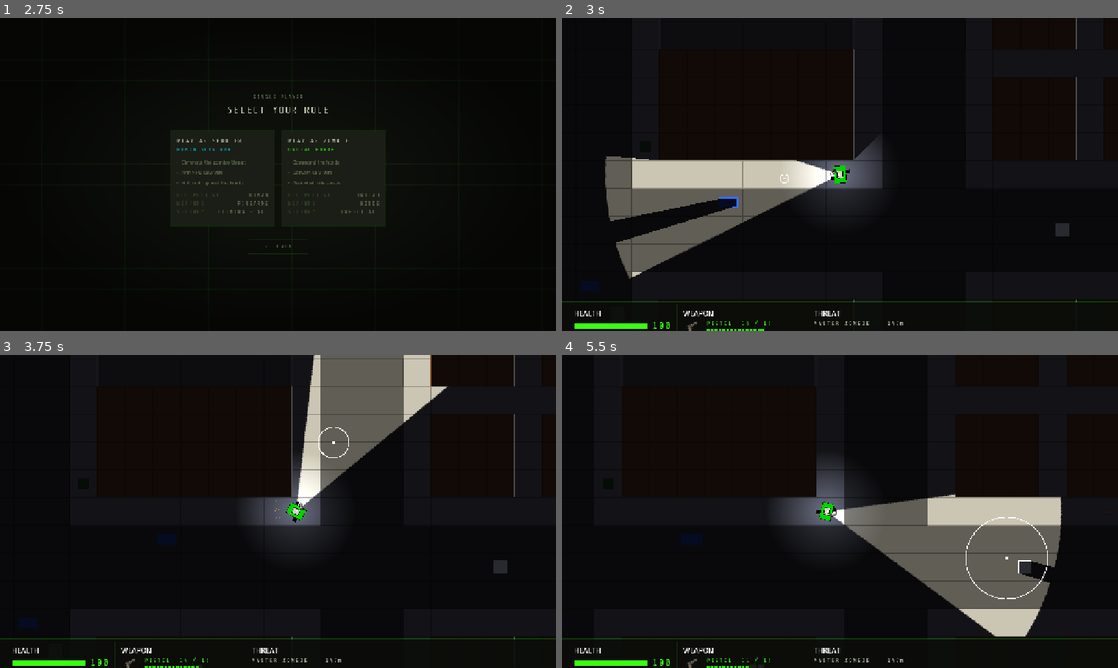
Above: before the commit, frames 1-4 (two rows, left to right).
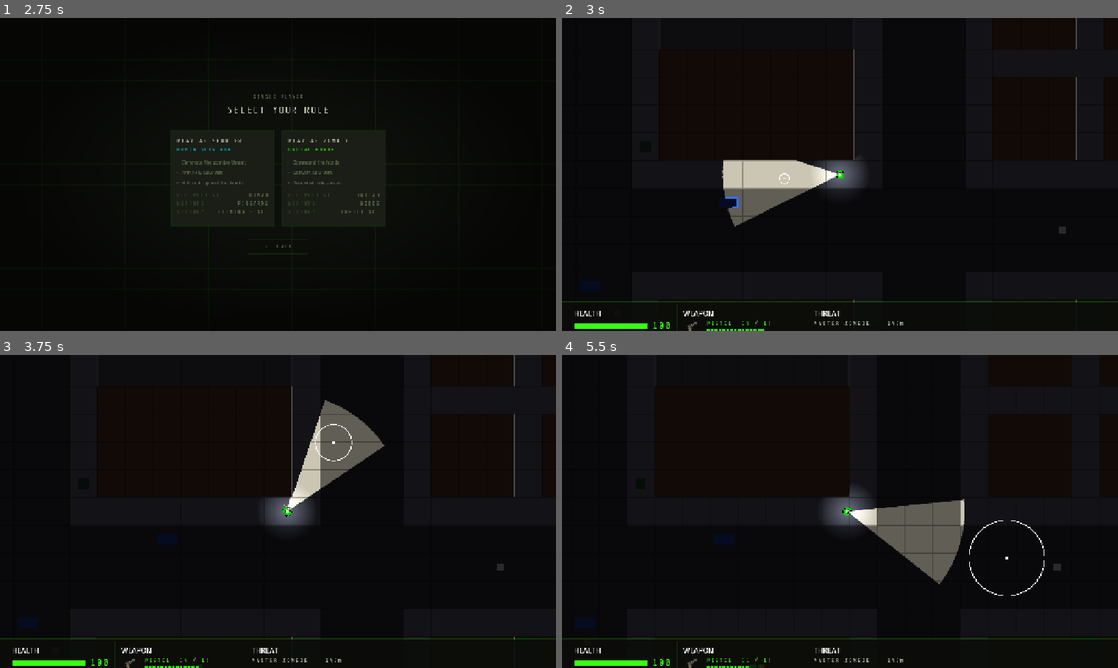
Above: after the commit, the same moments.

Repository: MKBSP/Zombie-game
Game: Godot game, scene res://scenes/ui/loading_screen.tscn
The game is run twice, just before and just after one commit, with the same random seed, the same clock (stepped at 60 frames per second) and the same inputs.
Inputs (mouse positions are in pixels of both pictures, inside the frame that each line leads up to):
- Up to frame 1 (2.75 s): tap Enter (ui_accept) at 0.5, 0.77, 1.25 s; move the mouse to (400, 158) at 0.52 s; hold D (move_right) 0.53-1.25 s; hold Down (cam_down) 0.53-1.25 s; click (400, 158) at 0.67 s; drag from (166, 190) to (250, 237) at 1.27 s; click "›" at 2 s
- Up to frame 2 (3 s): click (784, 177) at 2.75 s
- Up to frame 3 (3.75 s): tap Enter (ui_accept) at 3.5 s; move the mouse to (333, 442) at 3.52 s; hold D (move_right) from 3.53 s (still down); hold Right (cam_right) from 3.53 s (still down)
- Up to frame 4 (5.5 s): release D (move_right) at 4.25 s; release Right (cam_right) at 4.25 s; drag from (812, 574) to (1023, 567) at 4.27 s; move the mouse to (1006, 558) at 5.02 s; hold A (move_left) from 5.03 s (still down); tap X (drop_weapon) at 5.1 s; tap Enter (ui_accept) at 5.27 s

Frame 1 is identical in both runs. In frame 2, 7.0% of the frame differs, in the area x 7-92%, y 39-84%; in frame 3, 6.5%; in frame 4, 11%, in the area x 21-90%, y 32-90%.

Commit message:
fixed loot box probability, and patrol cancel

Diff:
--- a/scenes/loot_box/loot_box.gd
+++ b/scenes/loot_box/loot_box.gd
@@ -13,6 +13,10 @@
 	set(value):
 		opened = value
 		_refresh_sprite()
+
+## Set by world.gd on exactly one spawned box per map, so a weapon is always
+## somewhere findable regardless of how the normal weighted rolls land.
+var guarantee_weapon: bool = false
 
 
 func _ready() -> void:
@@ -41,6 +45,18 @@
 	}
 
 
+## Weapon-only subset of _kind_weights(), used to force a weapon roll on the
+## one box per map flagged guarantee_weapon.
+func _weapon_weights() -> Dictionary:
+	var l: Dictionary = Balance.LOOT
+	return {
+		Pickup.Kind.MELEE: l.weight_melee,
+		Pickup.Kind.SHOTGUN: l.weight_shotgun,
+		Pickup.Kind.MACHINEGUN: l.weight_machinegun,
+		Pickup.Kind.RIFLE: l.weight_rifle,
+	}
+
+
 ## Server-only: mark opened (replicates the sprite swap), then roll and spawn the loot.
 func open() -> void:
 	if opened or not multiplayer.is_server():
@@ -50,8 +66,12 @@
 	var count := LootTable.roll_item_count(randf(), Balance.LOOT.chance_two, Balance.LOOT.chance_three)
 	var weights := _kind_weights()
 	var placed: Array[Vector2] = []
-	for _i in range(count):
-		var k := LootTable.roll_kind(randf(), weights)
+	for i in range(count):
+		var k: int
+		if guarantee_weapon and i == 0:
+			k = LootTable.roll_kind(randf(), _weapon_weights())
+		else:
+			k = LootTable.roll_kind(randf(), weights)
 		var target: Vector2 = world.loot_landing_spot(global_position, placed)
 		placed.append(target)
 		var p: Pickup = PICKUP_SCENE.instantiate()
--- a/scenes/npc/npc_human.gd
+++ b/scenes/npc/npc_human.gd
@@ -79,6 +79,7 @@
 		position = sync_pos
 	var b: Dictionary = Balance.NPC
 	speed = b.speed
+	scale = Vector2(b.scale, b.scale)
 	max_hp = b.max_hp
 	hide_min = b.hide_min
 	hide_max = b.hide_max
@@ -492,6 +493,14 @@
 		state = State.FOLLOWING
 
 
+## Called by an attacking zombie (see zombie.gd _check_contact_damage) so a
+## bite always converts rather than racing the ConversionZone touch.
+func force_convert() -> void:
+	if state == State.CONVERTING:
+		return
+	_start_conversion()
+
+
 func _start_conversion() -> void:
 	state = State.CONVERTING
 	_convert_timer = 0.0
--- a/scenes/shooter/shooter.gd
+++ b/scenes/shooter/shooter.gd
@@ -135,6 +135,7 @@
 		position = sync_pos
 		rotation = sync_rot
 	speed = Balance.SHOOTER.speed
+	scale = Vector2(Balance.SHOOTER.scale, Balance.SHOOTER.scale)
 	max_hp = Balance.SHOOTER.max_hp
 	contact_damage_per_second = Balance.SHOOTER.contact_dps
 	FOCUS_TIME = Balance.SHOOTER.focus_time
--- a/scenes/world/world.gd
+++ b/scenes/world/world.gd
@@ -303,6 +303,7 @@
 ## Scatter closed loot boxes on walkable tiles, clear of buildings, props, the
 ## shooter spawn, and each other. Server-only; boxes replicate via the spawner.
 func _spawn_loot_boxes() -> void:
+	var boxes: Array[Node2D] = []
 	for _i in range(Balance.LOOT.box_count):
 		var pos := _find_box_spawn()
 		if pos == Vector2.INF:
@@ -310,6 +311,11 @@
 		var b: Node2D = loot_box_scene.instantiate()
 		b.position = pos
 		entities.add_child(b, true)
+		boxes.append(b)
+	# Guarantee at least one weapon is findable on the map, independent of how
+	# the per-box weighted rolls land.
+	if boxes.size() > 0:
+		boxes[randi() % boxes.size()].guarantee_weapon = true
 
 
 ## A walkable tile clear of the shooter spawn and of already-placed boxes.
--- a/scenes/zombie/master_zombie.gd
+++ b/scenes/zombie/master_zombie.gd
@@ -183,7 +183,11 @@
 		return
 	var distance := global_position.distance_to(target.global_position)
 	if CombatMath.can_attack(distance, _contact_px, _attack_cooldown):
-		if target.has_method("take_damage"):
+		if target.is_in_group("npcs") and target.has_method("force_convert"):
+			# NPCs are never bitten to death — a zombie's attack always starts
+			# the inevitable conversion instead of dealing lethal hp damage.
+			target.force_convert()
+		elif target.has_method("take_damage"):
 			target.take_damage(damage_per_hit)
 		_attack_cooldown = attack_interval
 
--- a/scenes/zombie/zombie.gd
+++ b/scenes/zombie/zombie.gd
@@ -358,6 +358,10 @@
 	attack_target = null
 	command_mode = true
 	command_target = destination
+	# A manual move order cancels any standing autonomous behavior (patrol,
+	# flee) instead of just pausing it for one trip.
+	movement_mode = Movement.FREE
+	_fled = false
 
 
 func set_attack_target(t: Node2D) -> void:
@@ -388,12 +392,16 @@
 		return
 	var distance := global_position.distance_to(target.global_position)
 	if CombatMath.can_attack(distance, _attack_range(), _attack_cooldown):
-		if target.has_method("take_damage"):
+		var w := get_tree().current_scene
+		if target.is_in_group("npcs") and target.has_method("force_convert"):
+			# NPCs are never bitten to death — a zombie's attack always starts
+			# the inevitable conversion instead of dealing lethal hp damage.
+			target.force_convert()
+		elif target.has_method("take_damage"):
 			target.take_damage(damage_per_hit)
-			var w := get_tree().current_scene
-			if w.has_method("spawn_hit_fx"):
-				var dir := (target.global_position - global_position).normalized()
-				w.spawn_hit_fx(FxPresets.RED_BLOOD, target.global_position, dir)
+		if w.has_method("spawn_hit_fx"):
+			var dir := (target.global_position - global_position).normalized()
+			w.spawn_hit_fx(FxPresets.RED_BLOOD, target.global_position, dir)
 		_attack_cooldown = attack_interval
 		_lunge_toward(target.global_position)
 
--- a/scripts/balance.gd
+++ b/scripts/balance.gd
@@ -22,7 +22,8 @@
 }
 
 const SHOOTER := {
-	speed = 210.0,
+	speed = 105.0,
+	scale = 0.5,
 	max_hp = 100,
 	contact_dps = 12.0,            # legacy field on the shooter
 	focus_time = 5.0,             # seconds of held still-aim for full focus
@@ -41,10 +42,10 @@
 }
 
 # --- Zombies (variant chosen by group in zombie.gd) ------------------------
-const ZOMBIE := { speed = 85.0,  max_hp = 150, contact_dps = 12.0, vision = 2, contact_px = 38.0, scale = 1.0, damage_per_hit = 15, attack_interval = 1.0 }
-const FAST   := { speed = 220.0, max_hp = 150, contact_dps = 18.0, vision = 2, contact_px = 38.0, scale = 1.0, damage_per_hit = 12, attack_interval = 0.7 }
-const FAT    := { speed = 76.5,  max_hp = 750, contact_dps = 60.0, vision = 2, contact_px = 38.0, scale = 1.5, damage_per_hit = 45, attack_interval = 1.3 }
-const MASTER := { speed = 60.0,  max_hp = 450, contact_dps = 12.0, vision = 3, contact_px = 48.0, scale = 1.8, damage_per_hit = 20, attack_interval = 1.2 }
+const ZOMBIE := { speed = 42.5,  max_hp = 150, contact_dps = 12.0, vision = 2, contact_px = 38.0, scale = 0.5,  damage_per_hit = 15, attack_interval = 1.0 }
+const FAST   := { speed = 110.0, max_hp = 150, contact_dps = 18.0, vision = 2, contact_px = 38.0, scale = 0.5,  damage_per_hit = 12, attack_interval = 0.7 }
+const FAT    := { speed = 38.25, max_hp = 750, contact_dps = 60.0, vision = 2, contact_px = 38.0, scale = 0.75, damage_per_hit = 45, attack_interval = 1.3 }
+const MASTER := { speed = 30.0,  max_hp = 450, contact_dps = 12.0, vision = 3, contact_px = 48.0, scale = 0.9,  damage_per_hit = 20, attack_interval = 1.2 }
 
 # --- Unit separation (RVO avoidance) ---------------------------------------
 const SEPARATION := {
@@ -86,7 +87,8 @@
 
 # --- NPC -------------------------------------------------------------------
 const NPC := {
-	speed = 160.0,            # 10% slower than the shooter
+	speed = 80.0,             # 10% slower than the shooter, both halved
+	scale = 0.5,
 	max_hp = 50,
 	hide_min = 10.0,
 	hide_max = 20.0,
@@ -197,13 +199,13 @@
 	chance_two = 0.20,
 	chance_three = 0.01,
 	# Relative spawn weights per item kind (tune freely; need not sum to 100).
-	weight_ammo_mag = 25,
-	weight_bandage = 30,
-	weight_medipack = 10,
-	weight_melee = 10,
-	weight_shotgun = 10,
-	weight_machinegun = 10,
-	weight_rifle = 5,
+	weight_ammo_mag = 20,
+	weight_bandage = 25,
+	weight_medipack = 15,
+	weight_melee = 15,
+	weight_shotgun = 12,
+	weight_machinegun = 12,
+	weight_rifle = 12,
 	# Heal amounts.
 	heal_bandage = 10,
 	heal_medipack = 50,
